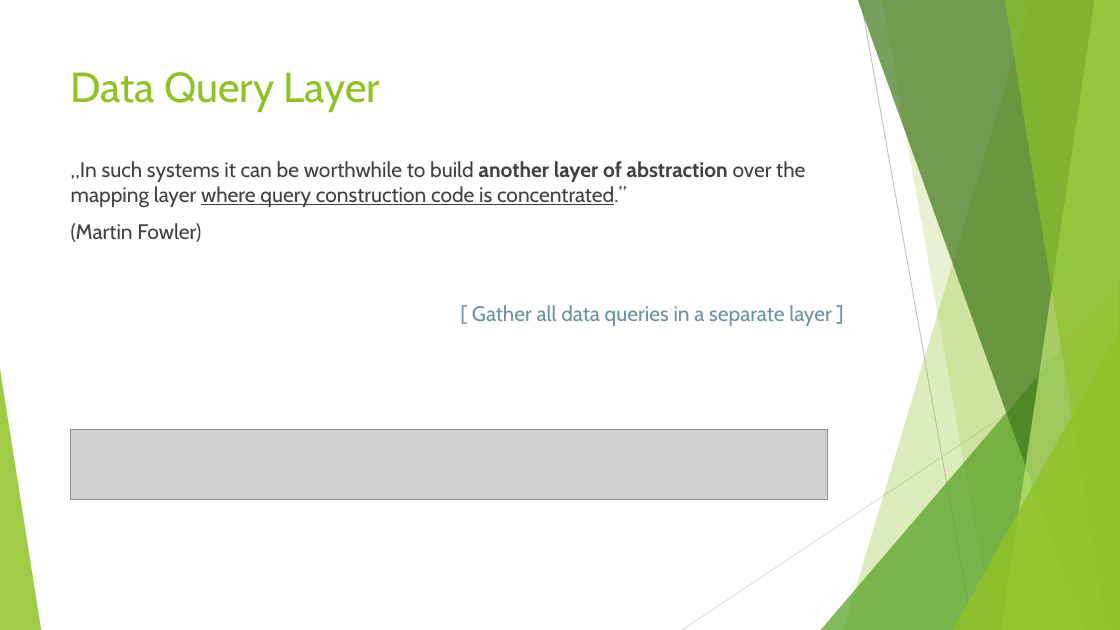
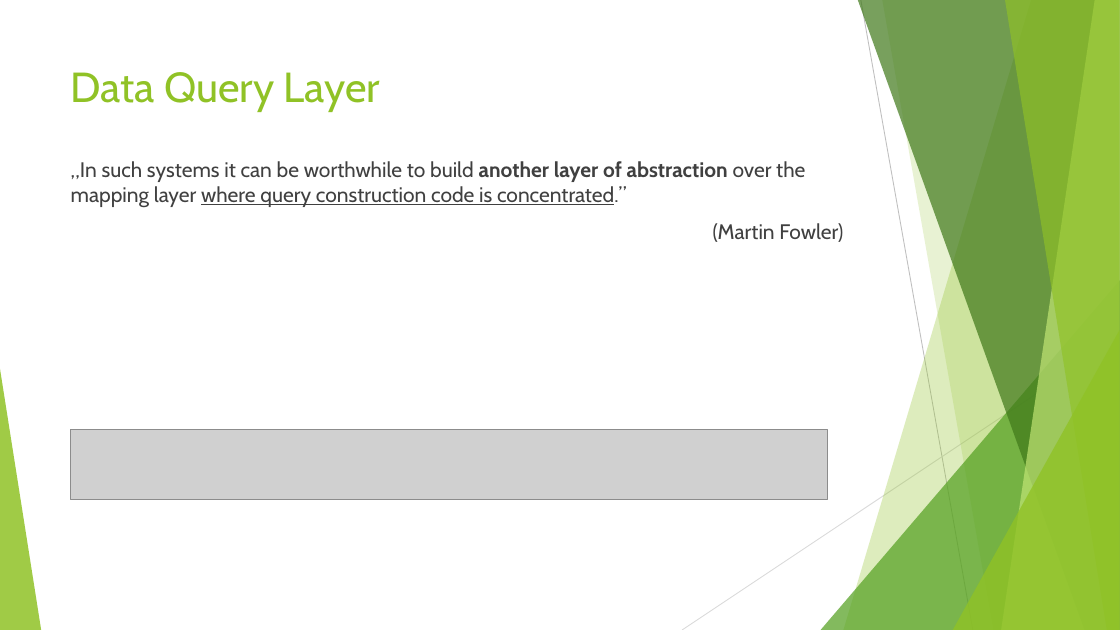
Before and after one commit to lastunicorn/Shop, a slide deck: slide 3 of doc/repository-pattern.pptx. Drawn at 1120x630 pixels with LibreOffice and Linux fonts; fonts in the diff are those of the drawing; grey boxes stand for pictures. Boxes give left, top, right and bottom in pixels: in the first picture for what was removed or moved away, otherwise in the second. Text is boxed around its words. In the diff, an @@ line names an element or a change of style, - is before the commit and + after.

```diff
--- a/doc/repository-pattern.pptx
+++ b/doc/repository-pattern.pptx
@@ text at (713, 223, 843, 242): alignment left to right @@
@@ text removed at (472, 305, 832, 326) @@
-[ Gather all data queries in a separate layer ]
```
Also in this commit, not shown: 6 other slides changed, 2 slides added, 1 slide removed, 9 other files.
